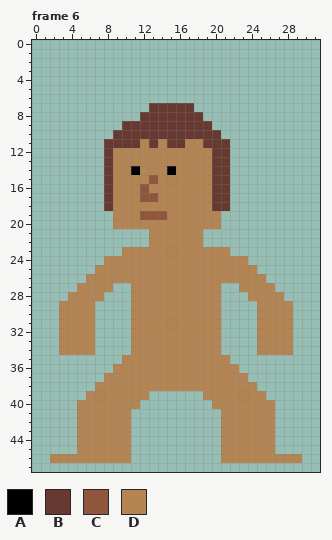
Pixel-art file, stored at assets/art/humans_mid.aseprite. The first picture shows the starting point.
32x48 pixels, 10 frames. Shown: frame 6.
Visible layers, top first: "Shirt", "Hair", "Body".
Palette (. is transparent): A #000000  B #663931  C #8f563b  D #b58453
Pixels before, frame 6, first column x 2:
 7 ...........BBBBB............
 8 ..........BBBBBBB...........
 9 ........BBBBBBBBBB..........
10 .......BBBBBBBBBBBB.........
11 ......BBBBDBDBBDDBBB........
12 ......BDDDDDDDDDDDBB........
13 ......BDDDDDDDDDDDBB........
14 ......BDDADDDADDDDBB........
15 ......BDDDDCDDDDDDBB........
16 ......BDDDCDDDDDDDBB........
17 ......BDDDCCDDDDDDBB........
18 ......BDDDDDDDDDDDBB........
19 .......DDDCCCDDDDDD.........
20 .......DDDDDDDDDDDD.........
21 ...........DDDDDD...........
22 ...........DDDDDD...........
23 ........DDDDDDDDDDDD........
24 ......DDDDDDDDDDDDDDDD......
25 .....DDDDDDDDDDDDDDDDDD.....
26 ....DDDDDDDDDDDDDDDDDDDD....
27 ...DDDD..DDDDDDDDDD..DDDD...
28 ..DDDD...DDDDDDDDDD...DDDD..
29 .DDDD....DDDDDDDDDD....DDDD.
30 .DDDD....DDDDDDDDDD....DDDD.
31 .DDDD....DDDDDDDDDD....DDDD.
32 .DDDD....DDDDDDDDDD....DDDD.
33 .DDDD....DDDDDDDDDD....DDDD.
34 .DDDD....DDDDDDDDDD....DDDD.
35 ........DDDDDDDDDDDD........
36 .......DDDDDDDDDDDDDD.......
37 ......DDDDDDDDDDDDDDDD......
38 .....DDDDDDDDDDDDDDDDDD.....
39 ....DDDDDDD......DDDDDDD....
40 ...DDDDDDD........DDDDDDD...
41 ...DDDDDD..........DDDDDD...
42 ...DDDDDD..........DDDDDD...
43 ...DDDDDD..........DDDDDD...
44 ...DDDDDD..........DDDDDD...
45 ...DDDDDD..........DDDDDD...
46 DDDDDDDDD..........DDDDDDDDD
The same view after the edit:
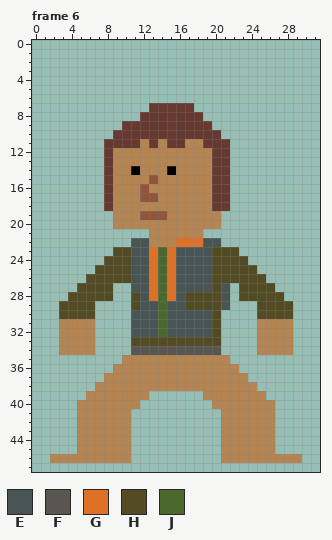
Colours new in this view: E #495555  F #595652  G #df7126  H #524b24  J #4b692f
Diff:
Changed rows in their new state; - is an unchanged pixel.
Frame 6, layer "Shirt":
first column x 3:
22 --------EE---GGGEE--------
23 ------HHEEGJGEEEEHHH------
24 -----HHHEEGJGEEEEHHHH-----
25 ----HHHHEEGJGEEEEHHHHH----
26 ---HHHHHEEGJGEEEEHHHHHH---
27 --HHHH--EEGJGEEEEHE-HHHH--
28 -HHHHH--HEGJGEHHHHE-HHHHH-
29 HHHH----HEEJEEHHHHE---HHHH
30 HHHH----EEEJEEEEEH----HHHH
31 --------EEEJEEEEEH--------
32 --------EEEJEEEEEH--------
33 --------HHHHHHHHHH--------
34 --------FFFFFFFFFF--------
Pixel boxes of the changes (left, top, right, bottom) in both pictures:
changed: (59, 238, 293, 355)
